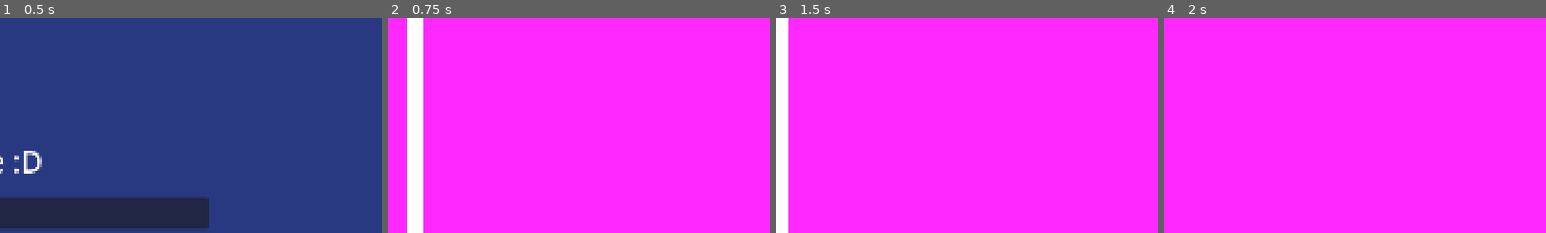
Above: before the commit, frames 1-4 (left to right).
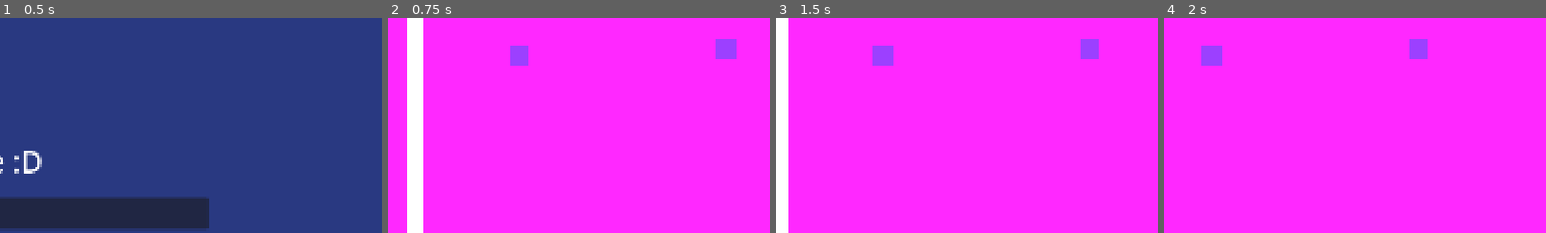
Above: after the commit, the same moments.

Repository: myryk31415/bimm-game-jam
Game: Godot game, scene res://scenes/main_menu.tscn
The game is run twice, just before and just after one commit, with the same random seed, the same clock (stepped at 60 frames per second) and the same inputs.
Inputs (mouse positions are % of the whole screen's width and height, from its top left):
- Up to frame 1 (0.5 s): no input
- Up to frame 2 (0.75 s): click "Start" at 0.5 s
- Up to frame 3 (1.5 s): tap Enter (ui_accept) at 1.25 s; move the mouse to (72, 45) at 1.27 s; hold Right (right) from 1.28 s (still down); click (72, 45) at 1.42 s
- Up to frame 4 (2 s): keep holding Right (right); tap Space (jump) at 1.52 s
The pictures show only the part of the screen within x 47-97%, y 0-50%; the shares and areas given below are measured in that part.

Frame 1 is identical in both runs. In frame 2, 1.0% of the frame differs, in the area x 32-92%, y 9-23%; in frame 3, 1.0%; in frame 4, 1.0%.

Commit message:
Add movable scene and hell area

Diff:
--- /dev/null
+++ b/scenes/hell.tscn
@@ -0,0 +1,12 @@
+[gd_scene format=3 uid="uid://esn233gqaui"]
+
+[ext_resource type="Script" uid="uid://caidmwhfuph1p" path="res://scripts/hell.gd" id="1_tf2ar"]
+
+[sub_resource type="RectangleShape2D" id="RectangleShape2D_vvh5c"]
+size = Vector2(100, 100)
+
+[node name="Hell" type="Area2D" unique_id=2072923146]
+script = ExtResource("1_tf2ar")
+
+[node name="CollisionShape2D" type="CollisionShape2D" parent="." unique_id=622991213]
+shape = SubResource("RectangleShape2D_vvh5c")
--- a/scenes/level_1.tscn
+++ b/scenes/level_1.tscn
@@ -1,9 +1,11 @@
-[gd_scene format=3 uid="uid://gm3a5mc7wddc"]
+[gd_scene format=3 uid="uid://bs32afr8p37sn"]
 
 [ext_resource type="Script" uid="uid://buqjxyql2q01y" path="res://scenes/level_1.gd" id="1_rus8k"]
-[ext_resource type="PackedScene" path="res://scenes/level_boundaries.tscn" id="2_bswci"]
+[ext_resource type="PackedScene" uid="uid://bkips5lvc732j" path="res://scenes/level_boundaries.tscn" id="2_bswci"]
 [ext_resource type="PackedScene" uid="uid://r0caupxdyhlg" path="res://scenes/player.tscn" id="2_rus8k"]
 [ext_resource type="AudioStream" uid="uid://cjpsqn7ew8jcj" path="res://Sounds/ambience_cave.wav" id="4_5xbjy"]
+[ext_resource type="PackedScene" uid="uid://esn233gqaui" path="res://scenes/hell.tscn" id="5_fcfvj"]
+[ext_resource type="PackedScene" uid="uid://dremquw42hxxn" path="res://scenes/movable.tscn" id="6_pa8r4"]
 
 [node name="Level1" type="Node2D" unique_id=444509381]
 script = ExtResource("1_rus8k")
@@ -36,4 +38,14 @@
 stream = ExtResource("4_5xbjy")
 autoplay = true
 
+[node name="Hell" parent="." unique_id=2072923146 instance=ExtResource("5_fcfvj")]
+position = Vector2(1491.0001, 844)
+scale = Vector2(30, 5)
+
+[node name="Movable 1" parent="." unique_id=1422847293 instance=ExtResource("6_pa8r4")]
+position = Vector2(404, 283)
+
+[node name="Movable 2" parent="." unique_id=1995358909 instance=ExtResource("6_pa8r4")]
+position = Vector2(924, 267)
+
 [connection signal="end_level" from="Player" to="." method="_on_player_end_level"]
--- /dev/null
+++ b/scenes/movable.tscn
@@ -0,0 +1,42 @@
+[gd_scene format=3 uid="uid://dremquw42hxxn"]
+
+[ext_resource type="Script" uid="uid://dfuhtd7sxr2kx" path="res://scripts/movable.gd" id="1_8fq6o"]
+[ext_resource type="Script" uid="uid://dqyfjmo20jfnx" path="res://scripts/drag_and_drop.gd" id="3_4mg2c"]
+
+[sub_resource type="PhysicsMaterial" id="PhysicsMaterial_pyidc"]
+bounce = 0.2
+
+[sub_resource type="RectangleShape2D" id="RectangleShape2D_pyidc"]
+size = Vector2(50, 50)
+
+[node name="Movable 1" type="RigidBody2D" unique_id=1422847293 groups=["movable"]]
+z_index = 1
+y_sort_enabled = true
+physics_material_override = SubResource("PhysicsMaterial_pyidc")
+gravity_scale = 0.0
+script = ExtResource("1_8fq6o")
+
+[node name="CollisionShape2D" type="CollisionShape2D" parent="." unique_id=17134577]
+shape = SubResource("RectangleShape2D_pyidc")
+
+[node name="ColorRect" type="ColorRect" parent="." unique_id=843983761]
+offset_left = -25.0
+offset_top = -25.0
+offset_right = 25.0
+offset_bottom = 25.0
+color = Color(0.61301076, 0.24989587, 1, 1)
+
+[node name="Control" type="Control" parent="." unique_id=824999689]
+layout_mode = 3
+anchors_preset = 8
+anchor_left = 0.5
+anchor_top = 0.5
+anchor_right = 0.5
+anchor_bottom = 0.5
+offset_left = -25.0
+offset_top = -25.0
+offset_right = 25.0
+offset_bottom = 25.0
+grow_horizontal = 2
+grow_vertical = 2
+script = ExtResource("3_4mg2c")
--- /dev/null
+++ b/scripts/drag_and_drop.gd
@@ -0,0 +1,75 @@
+extends Control
+
+var is_being_dragged := false
+var drag_offset := Vector2.ZERO
+var rotation_speed := 0.05
+var just_started := false
+var just_ended := false
+
+func _ready() -> void:
+	mouse_filter = Control.MOUSE_FILTER_STOP
+	mouse_default_cursor_shape = Control.CURSOR_POINTING_HAND
+	gui_input.connect(_on_gui_input)
+
+func _on_gui_input(event: InputEvent) -> void:
+	if just_ended:
+		just_ended = false
+		return
+	if not is_being_dragged:
+		if event is InputEventMouseButton and event.button_index == MOUSE_BUTTON_LEFT and event.pressed:
+			_start_drag()
+			just_started = true
+	else:
+		if event is InputEventMouseButton and event.button_index == MOUSE_BUTTON_WHEEL_UP:
+			get_parent().rotation -= rotation_speed
+		elif event is InputEventMouseButton and event.button_index == MOUSE_BUTTON_WHEEL_DOWN:
+			get_parent().rotation += rotation_speed
+
+func _input(event: InputEvent) -> void:
+	if not is_being_dragged:
+		return
+	if just_started:
+		just_started = false
+		return
+	if event is InputEventMouseMotion:
+		get_parent().global_position = get_global_mouse_position() - drag_offset
+	elif event is InputEventMouseButton and event.button_index == MOUSE_BUTTON_LEFT and event.pressed:
+		_end_drag()
+		just_ended = true
+
+func _start_drag() -> void:
+	if _in_hell:
+		return
+	is_being_dragged = true
+	var tween := create_tween()
+	tween.set_ease(Tween.EASE_OUT)
+	tween.tween_property(get_parent(), "scale", Vector2.ONE * 1.2, 0.15)
+	get_parent().freeze = true
+	get_parent().linear_velocity = Vector2.ZERO
+	get_parent().angular_velocity = 0.0
+	drag_offset = get_global_mouse_position() - get_parent().global_position
+	mouse_default_cursor_shape = Control.CURSOR_DRAG
+
+func _end_drag() -> void:
+	is_being_dragged = false
+	var tween := create_tween()
+	tween.set_ease(Tween.EASE_OUT)
+	get_parent().freeze = false
+	tween.tween_property(get_parent(), "scale", Vector2.ONE, 0.15)
+	mouse_default_cursor_shape = Control.CURSOR_POINTING_HAND
+
+func _on_mouse_button_down() -> void:
+	if not is_being_dragged:
+		_start_drag()
+
+var _in_hell := false
+func enter_hell() -> void:
+	if not _in_hell:
+		_in_hell = true
+		mouse_default_cursor_shape = Control.CURSOR_ARROW
+		get_parent().gravity_scale = 1.0
+func exit_hell() -> void:
+	if _in_hell:
+		_in_hell = false
+		get_parent().gravity_scale = 0.0
+		mouse_default_cursor_shape = Control.CURSOR_POINTING_HAND
--- /dev/null
+++ b/scripts/hell.gd
@@ -0,0 +1,13 @@
+extends Area2D
+
+func _ready():
+	body_entered.connect(_on_body_entered)
+	body_exited.connect(_on_body_exited)
+
+func _on_body_entered(body):
+	if body.is_in_group("movable"):
+		body.enter_hell()
+
+func _on_body_exited(body):
+	if body.is_in_group("movable"):
+		body.exit_hell()
--- /dev/null
+++ b/scripts/movable.gd
@@ -0,0 +1,29 @@
+extends RigidBody2D
+
+@onready var _control = $Control
+
+func enter_hell() -> void:
+	_control.enter_hell()
+
+func exit_hell() -> void:
+	_control.exit_hell()
+
+# func _ready() -> void:
+	# _idle_wiggle()
+
+func _idle_wiggle():
+	while true:
+		var t = create_tween()
+		t.set_parallel(true)
+
+		t.tween_property(self, "rotation", 1, 1).as_relative()
+		t.tween_property(self, "scale", Vector2.ONE * 2, 1)
+
+		t.chain().set_parallel(true)
+		t.tween_property(self, "rotation", -2, 1).as_relative()
+		t.tween_property(self, "scale", Vector2.ONE * 0.5, 1)
+
+		t.chain().set_parallel(true)
+		t.tween_property(self, "rotation", 1, 1).as_relative()
+		t.tween_property(self, "scale", Vector2.ONE, 1)
+		return
Not shown, added: scripts/drag_and_drop.gd.uid
Not shown, added: scripts/hell.gd.uid
Not shown, added: scripts/movable.gd.uid
